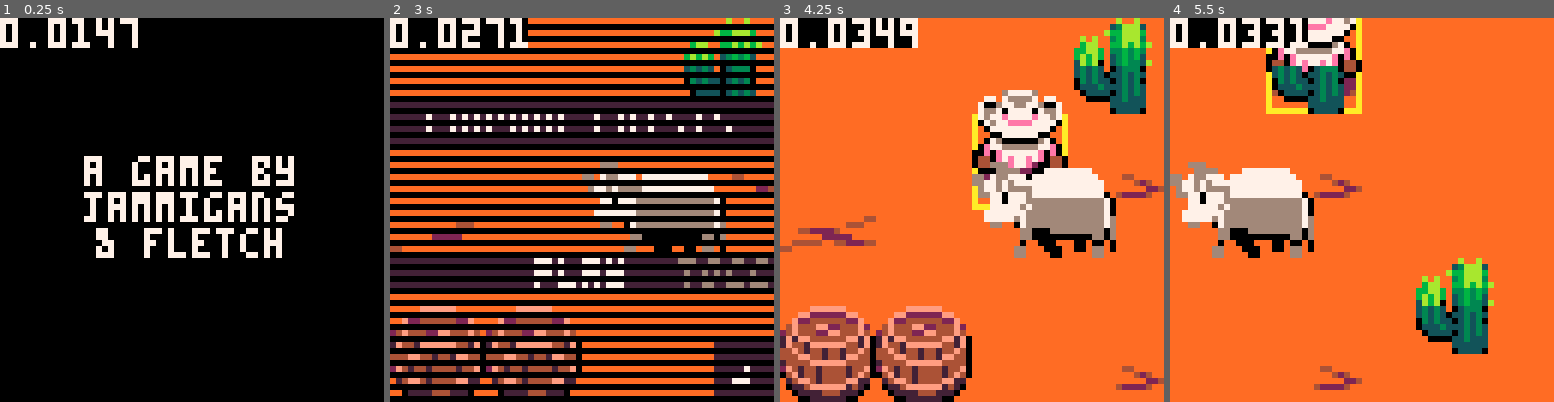
Above: before the commit, frames 1-4 (left to right).
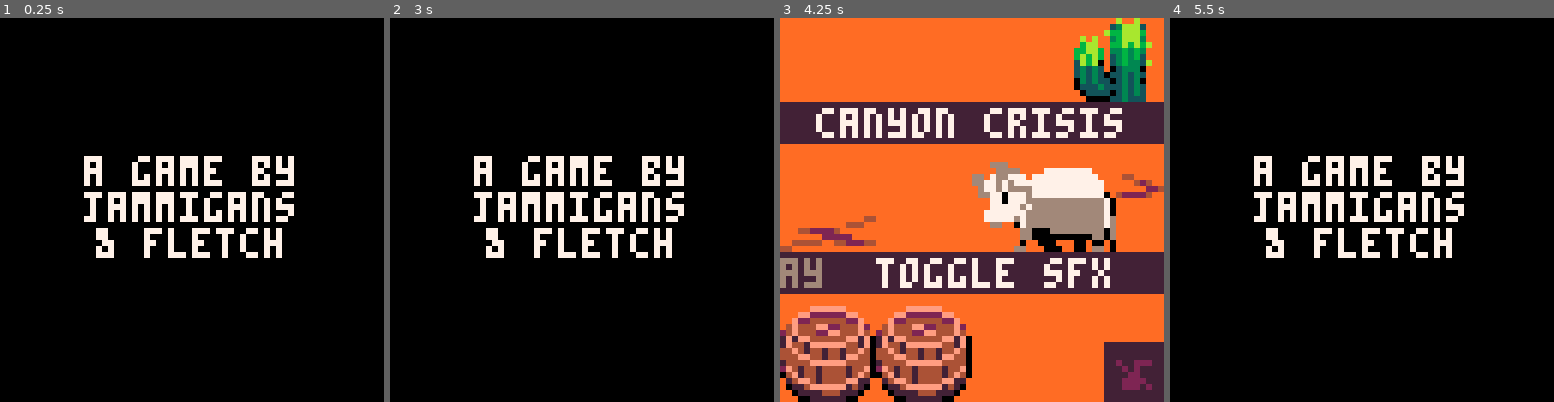
Above: after the commit, the same moments.

Repository: david-fletcher/lowrezjam2023
Game: PICO-8 cartridge lowrezjam2023.p8
Two runs of this game, one before a commit and one after it. Both use one fixed random seed, a clock stepped at 60 frames per second and the inputs below.
Inputs:
- Up to frame 1 (0.25 s): no input
- Up to frame 2 (3 s): tap X (X key) at 0.33, 1.07, 1.85, 2.97 s; tap O (Z key) at 0.7, 1.7, 2.1, 2.5, 2.9 s; hold Right 1.6-2.1 s; hold Up 2.15-2.42 s; hold Right from 2.47 s (still down)
- Up to frame 3 (4.25 s): release Right at 3.03 s; hold Left 3.08-3.58 s; tap O (Z key) at 3.3, 3.7, 4.1 s; hold Down 3.63-3.97 s; hold Right from 4.02 s (still down); tap X (X key) at 4.08 s
- Up to frame 4 (5.5 s): tap O (Z key) at 4.5, 4.9, 5.3 s; release Right at 4.68 s; hold Up 4.73-5.03 s; hold Left from 5.08 s (still down); tap X (X key) at 5.2 s

The runs differ from the first frame. In frame 1, 1.2% of the frame differs, in the area x 0-36%, y 0-8%; in frame 2, 52%; in frame 3, 29%; in frame 4, 96%, in the area x 0-100%, y 0-100%.

Commit message:
final commit I swear

Diff:
--- a/lowrezjam2023.p8
+++ b/lowrezjam2023.p8
@@ -11,7 +11,7 @@
 
 -- globals
 local g_current_state = nil
-local g_debug = {true, false} -- 1 is CPU usage, 2 is player / wall data
+local g_debug = {false, false} -- 1 is CPU usage, 2 is player / wall data
 local g_muted = false
 
 -- magic numbers
@@ -83,7 +83,7 @@
 -- splashscreen
 local g_splash = {
     cur_frame = 0,
-    last_frame = 110,
+    last_frame = 120,
 }
 
 function update_splashscreen()
@@ -100,19 +100,21 @@
 end
 
 function draw_splashscreen()
-    if (g_splash.cur_frame < 90) then
+    draw_menu()
+
+    if (g_splash.cur_frame < 110) then
         rectfill(0, 0, 63, 63, 0)
         print("a game by", 14, 23, 7)
         print("jammigans", 14, 29, 7)
         print("& fletch",  16, 35, 7)
-    elseif (g_splash.cur_frame >= 90 and g_splash.cur_frame < 100) then
-        draw_menu()
-        fillp(0b1111000011110000.1)
-        rectfill(0, 0, 63, 63, 0)
-        fillp()
-    elseif (g_splash.cur_frame >= 100 and g_splash.cur_frame <= 110) then
-        draw_menu()
-        fillp(0b1111111111110000.1)
+    else
+        if (g_splash.cur_frame >= 110 and g_splash.cur_frame < 113) then
+            fillp(0b1111000000000000.1)
+        elseif (g_splash.cur_frame >= 113 and g_splash.cur_frame < 116) then
+            fillp(0b1111111100000000.1)
+        elseif (g_splash.cur_frame >= 116 and g_splash.cur_frame <= 120) then
+            fillp(0b1111111111110000.1)
+        end
         rectfill(0, 0, 63, 63, 0)
         fillp()
     end
